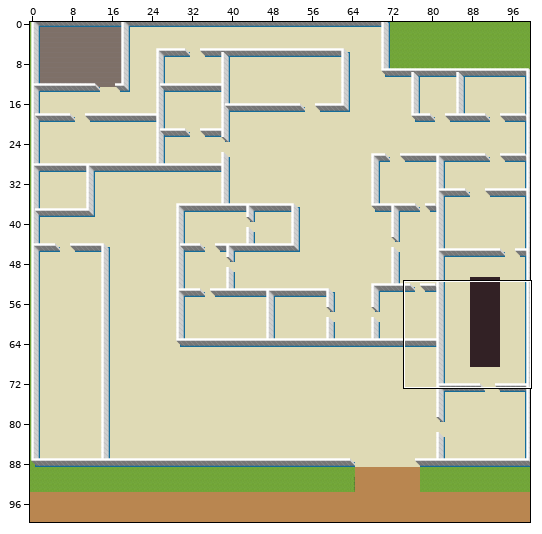
Tiled map -- assets/map2.1.tmx. Above, an overview of the earlier version with the close-up marked.
Close-up. The starting point:
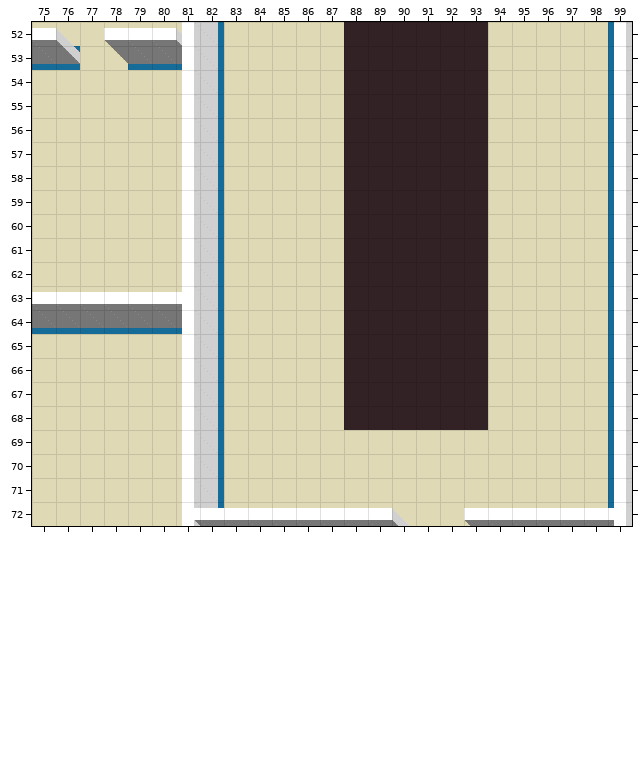
Cells are 32x32 px. Shown: x 75..99, y 52..72. The commit also changed other parts of the map, which this record leaves out.
And afterwards:
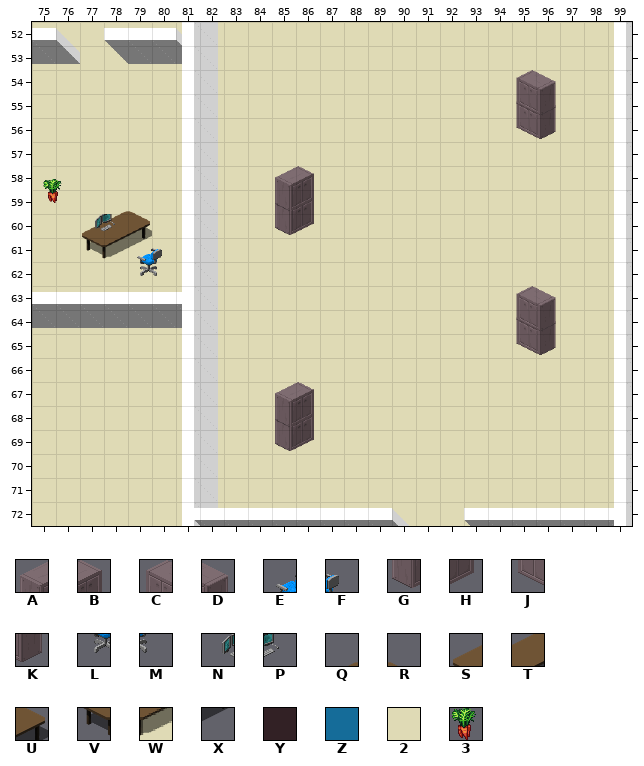
Key: from "OfficeFurniture": A 320, B 321, C 322, D 323, E 344, F 345, G 352, H 353, J 354, K 355, L 376, M 377, N 734, P 735; from "tables": Q 7, R 8, S 12, T 13, U 14, V 18, W 19, X 20; from "terrain-assets": Y 33, Z 391, 2 414, 3 970.
_ is an empty cell.
Objects are placed by their top-left corner, in cells (3,4 is the top-left corner of cell 3,4); size is 1x1 cell unless given.
Tiles replaced or removed in this view: Y, Z.
Tiles of an added or newly shown layer are drawn over the layers below it.
See-through tiles are keyed as they look on the map.
The exact change:
Changed rows in their new state; . is an unchanged cell.
Layer "FloorAccessoriesBottom" (added):
first column x 77:
55 ..................CD
56 ..................JK
59 .QR.....AB..........
60 STU.....GH..........
61 VWX.................
64 ..................CD
65 ..................JK
67 ........AB..........
68 ........AB..........
69 ........GH..........
Layer "FloorAccessoriesTop" (added):
first column x 77:
54 ..................CD
55 ..................JK
58 ........AB..........
59 ........GH..........
60 NP..................
61 ..EF................
62 ..LM................
63 ..................CD
64 ..................JK
67 ........AB..........
68 ........GH..........
Layer "Collision" (now hidden):
first column x 75:
52 ......._................_
53 __..____................_
54 ......._................_
55 ......._................_
56 ......._................_
57 ......._................_
58 ......._................_
59 ......._................_
60 ......._................_
61 ......._................_
62 ......._................_
63 ......._................_
64 ________................_
65 ......._................_
66 ......._................_
67 ......._................_
68 ......._................_
69 ......._................_
70 ......._................_
71 ......._................_
72 ......._................_
Layer "WallsAccessories":
first column x 88:
52 222222
53 222222
54 222222
55 222222
56 222222
57 222222
58 222222
59 222222
60 222222
61 222222
62 222222
63 222222
64 222222
65 222222
66 222222
67 222222
68 222222
Layer "ObjectLayer" (now shown):
added: 3 "money6" at 75.4,58.5
Where, in picture pixels (left, top, right, bottom), the same in both close-ups:
changed: (32, 22, 224, 508)
changed: (344, 22, 488, 430)
removed: (608, 22, 614, 508)
added: (516, 70, 556, 139)
added: (275, 166, 314, 235)
added: (516, 286, 556, 355)
added: (275, 382, 314, 451)
